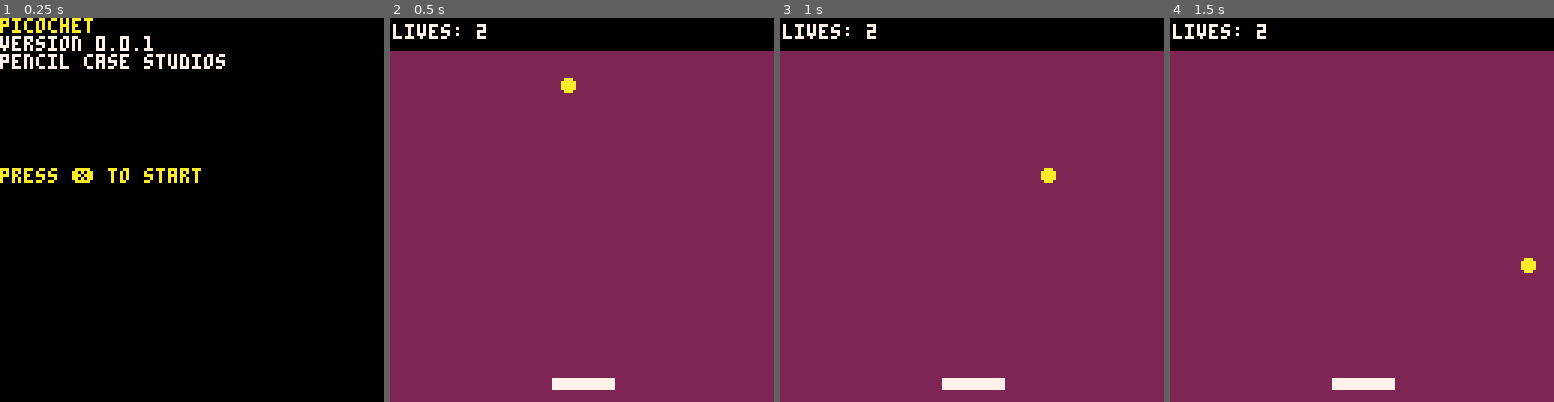
Above: before the commit, frames 1-4 (left to right).
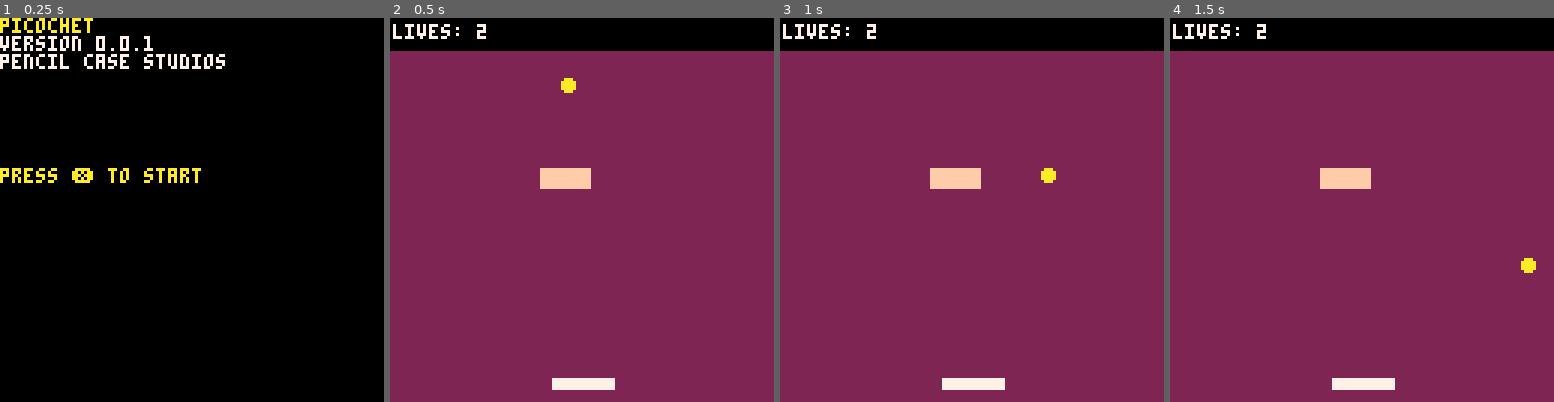
Above: after the commit, the same moments.

Repository: pencilcasestudios/picochet
Game: PICO-8 cartridge picochet.p8
The game is run twice, just before and just after one commit, with the same random seed, the same clock (stepped at 60 frames per second) and the same inputs.
Inputs:
- Up to frame 1 (0.25 s): no input
- Up to frame 2 (0.5 s): tap X (X key) at 0.33 s
- Up to frame 3 (1 s): no input
- Up to frame 4 (1.5 s): tap X (X key) at 1.07 s

Frame 1 is identical in both runs. In frame 2, 0.7% of the frame differs, in the area x 39-53%, y 39-45%; in frame 3, 0.7%; in frame 4, 0.7%.

Commit message:
Add a single brick
When the ball hits the brick it makes a sound. After being hit, the
brick disappears.

Diff:
--- a/picochet.p8
+++ b/picochet.p8
@@ -19,11 +19,20 @@
 	black=0
 	dark_blue=1
 	purple=2
+	-- colour=3
+	brown=4
+	-- colour=5
 	gray=6
 	white=7
 	red=8
 	orange=9
 	yellow=10
+	-- colour=11
+	-- colour=12
+	-- colour=13
+	-- colour=14
+	sand=15
+
 	paddle_colour=white
 
 	-- game sounds
@@ -31,6 +40,7 @@
 	start_sound=1
 	paddle_bounce_sound=2
 	out_of_bounds_sound=3
+	brick_impact_sound=4
 end
 
 function play_game()
@@ -59,6 +69,13 @@
 
 	-- player stats
 	lives=2
+
+	-- brick
+	brick_x=50
+	brick_y=50
+	brick_width=16
+	brick_height=6
+	brick_visible=true
 
 	serve_ball()
 end
@@ -212,23 +229,6 @@
 	-- set the background
 	cls(purple)
 
-	-- draw the ball
-	circfill(
-		ball_x,
-		ball_y,
-		ball_radius,
-		yellow
-	)
-
-	-- draw the paddle
-	rectfill(
-		paddle_x,
-		paddle_y,
-		paddle_x+paddle_width,
-		paddle_y+paddle_height,
-		paddle_colour
-	)
-
 	-- draw the status bar
 	rectfill(
 		status_bar_x,
@@ -244,6 +244,34 @@
 		1,
 		2,
 		white
+	)
+
+	if brick_visible then
+		-- draw brick
+		rectfill(
+			brick_x,
+			brick_y,
+			brick_x+brick_width,
+			brick_y+brick_height,
+			sand
+		)
+	end
+
+	-- draw ball
+	circfill(
+		ball_x,
+		ball_y,
+		ball_radius,
+		yellow
+	)
+
+	-- draw paddle
+	rectfill(
+		paddle_x,
+		paddle_y,
+		paddle_x+paddle_width,
+		paddle_y+paddle_height,
+		paddle_colour
 	)
 end
 
@@ -340,8 +368,46 @@
 		sfx(wall_bounce_sound)
 	end
 
-	-- set the paddle colour
-	paddle_colour=white
+	-- check if the ball hits a
+	-- brick
+	if brick_visible and
+		has_ball_collided(
+			nextx,
+			nexty,
+			brick_x,
+			brick_y,
+			brick_width,
+			brick_height
+		) then
+			-- handle collision by
+			-- finding out the
+			-- trajectory of the ball so
+			-- that we can appropriately
+			-- deflect it
+		if is_horizontal_deflect(
+						ball_x,
+						ball_y,
+						ball_deltax,
+						ball_deltay,
+						brick_x,
+						brick_y,
+						brick_width,
+						brick_height
+					) then
+			-- deflect in the x
+			-- direction
+			ball_deltax=-ball_deltax
+		else
+			-- deflect in the y
+			-- direction
+			ball_deltay=-ball_deltay
+		end
+		brick_visible=false
+		sfx(brick_impact_sound)
+	end
+
+	-- check if the ball hits the
+	-- paddle
 	if has_ball_collided(
 			nextx,
 			nexty,
@@ -382,6 +448,9 @@
 	ball_x=nextx
 	ball_y=nexty
 
+	-- set the paddle colour
+	paddle_colour=white
+
 	-- if the ball hits the bottom
 	-- of the screen, the player
 	-- loses a life and we serve
Not shown, changed: the sound effects (__sfx__) section of picochet.p8
